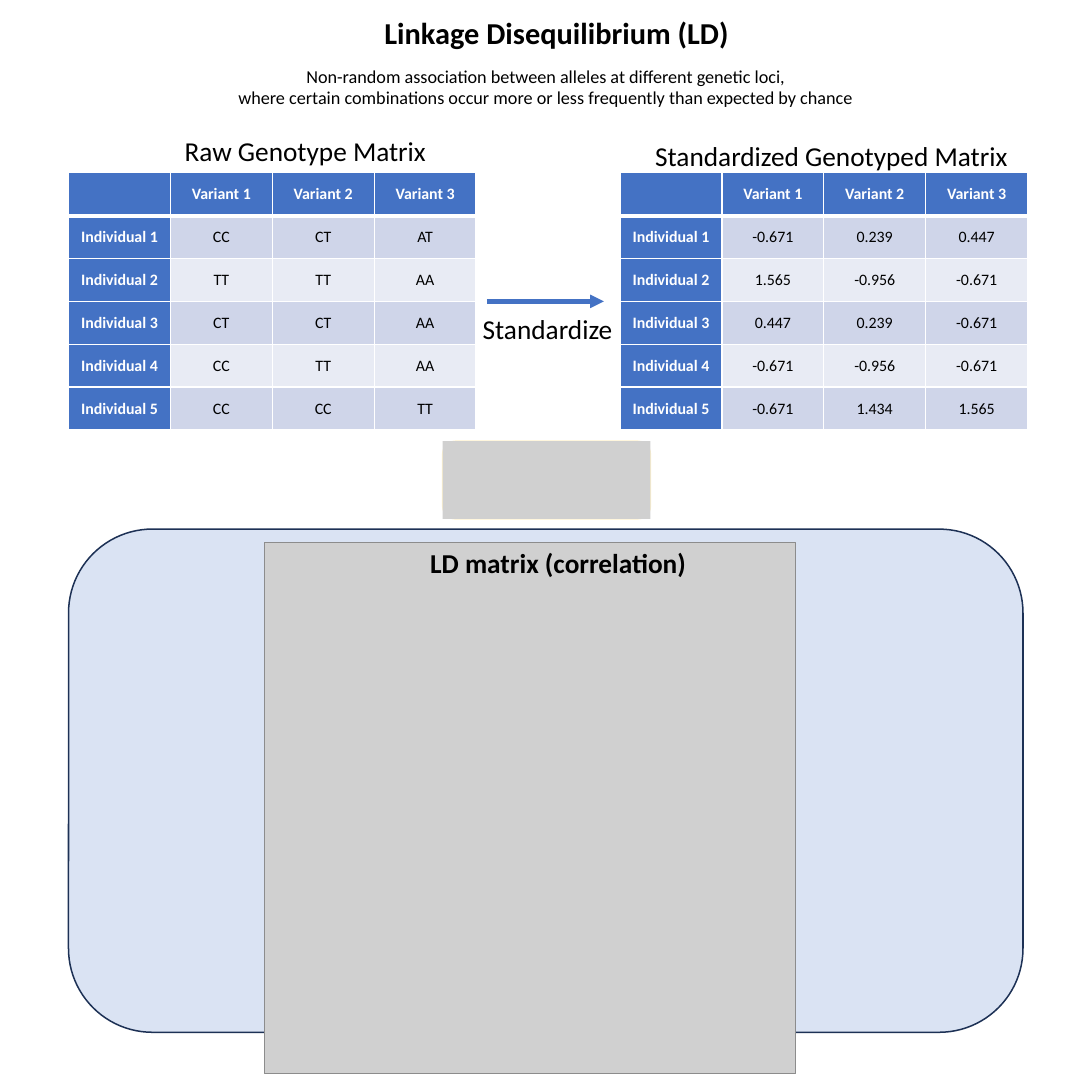
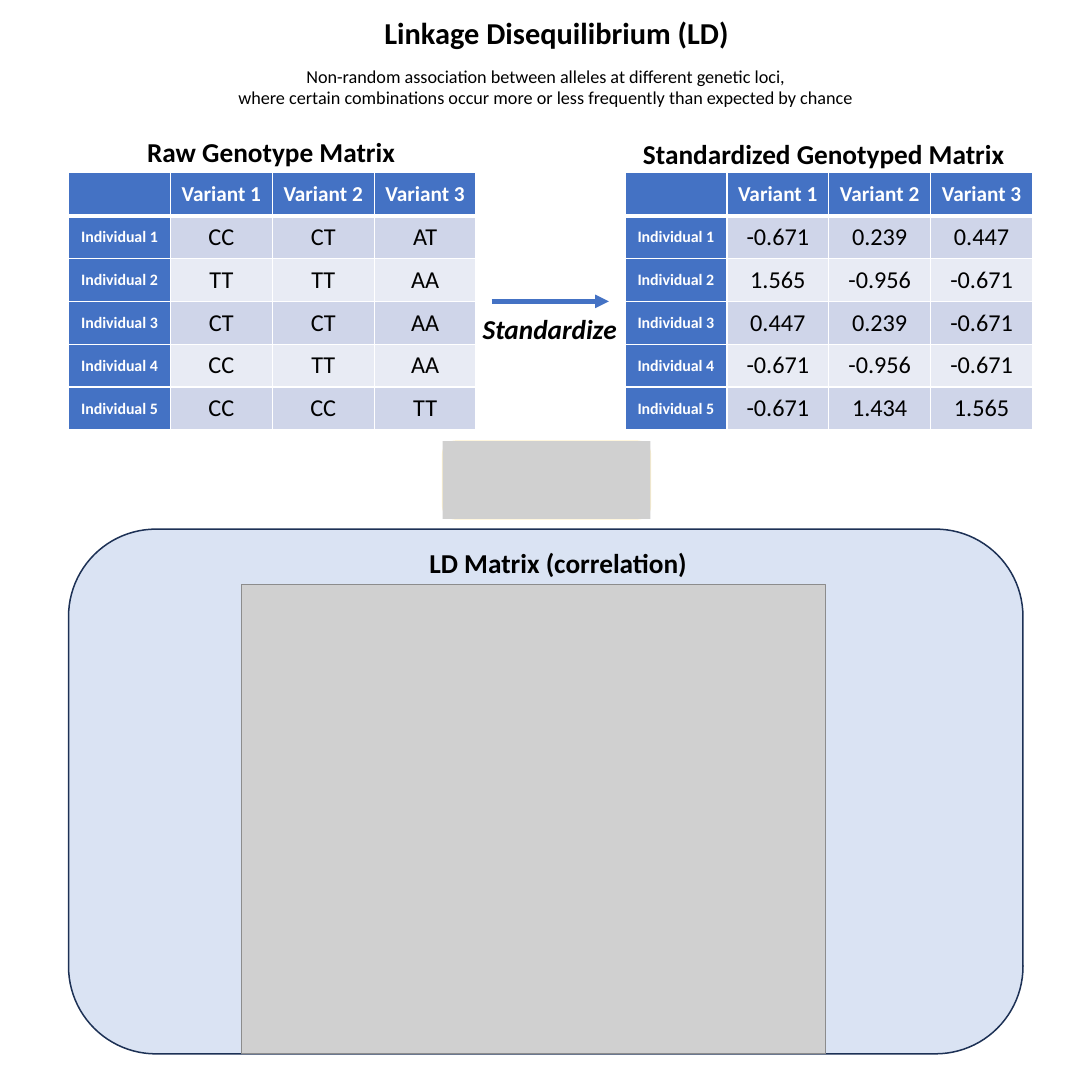
Before and after one commit to StatFunGen/statgen-prerequisites, a slide deck: slide 4 of graphical_summary/slides.pptx. Drawn at 1092x1092 pixels with LibreOffice and Linux fonts; fonts in the diff are those of the drawing; grey boxes stand for pictures. Boxes give left, top, right and bottom in pixels: in the first picture for what was removed or moved away, otherwise in the second. Text is boxed around its words. In the diff, an @@ line names an element or a change of style, - is before the commit and + after.

```diff
--- a/graphical_summary/slides.pptx
+++ b/graphical_summary/slides.pptx
@@ text "Raw Genotype Matrix" at [147, 143, 394, 167]: bold on @@
@@ text "Raw Genotype Matrix": place and size @@
-text "Raw Genotype Matrix" at [185, 142, 426, 166]
+text "Raw Genotype Matrix" at [147, 143, 394, 167]
@@ text "Standardized Genotyped Matrix": place and size @@
-text "Standardized Genotyped Matrix" at [655, 147, 1008, 171]
+text "Standardized Genotyped Matrix" at [643, 145, 1004, 169]
@@ text "Standardized Genotyped Matrix" at [643, 145, 1004, 169]: bold on @@
@@ table at [69, 173, 475, 430] @@
@@ size 10.5 to 14 pt in "Variant 1", "Variant 2", "Variant 3" @@
@@ size 10.5 to 16 pt in "CC", "CT", "AT", "TT" and 11 more places @@
@@ table at [625, 173, 1031, 430] @@
@@ size 10.5 to 14 pt in "Variant 1", "Variant 2", "Variant 3" @@
@@ size 10.5 to 16 pt in "-0.671", "0.239", "0.447", "1.565" and 11 more places @@
@@ table: place and size @@
-table at [620, 173, 1026, 430]
+table at [625, 173, 1031, 430]
@@ text "Standardize" at [483, 320, 617, 340]: bold on, italic on @@
@@ arrow moved from (487, 301) - (604, 301) to (491, 301) - (609, 301) @@
@@ rounded rectangle: place and size @@
-rounded rectangle at [69, 530, 1023, 1033]
+rounded rectangle at [69, 530, 1023, 1055]
@@ text at [429, 553, 687, 577]: text changed @@
-LD matrix (correlation)
+LD Matrix (correlation)
@@ picture: place and size @@
-picture at [264, 543, 796, 1075]
+picture at [241, 584, 826, 1054]
```
Also in this commit, not shown: 10 other slides changed, 55 other files.
